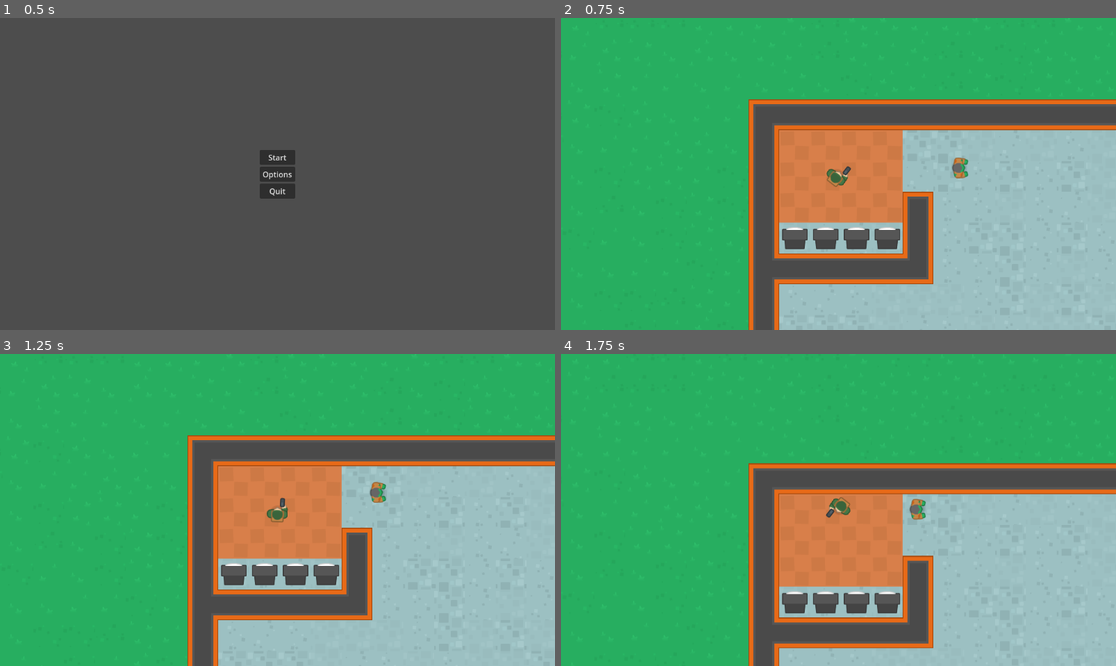
Above: before the commit, frames 1-4 (two rows, left to right).
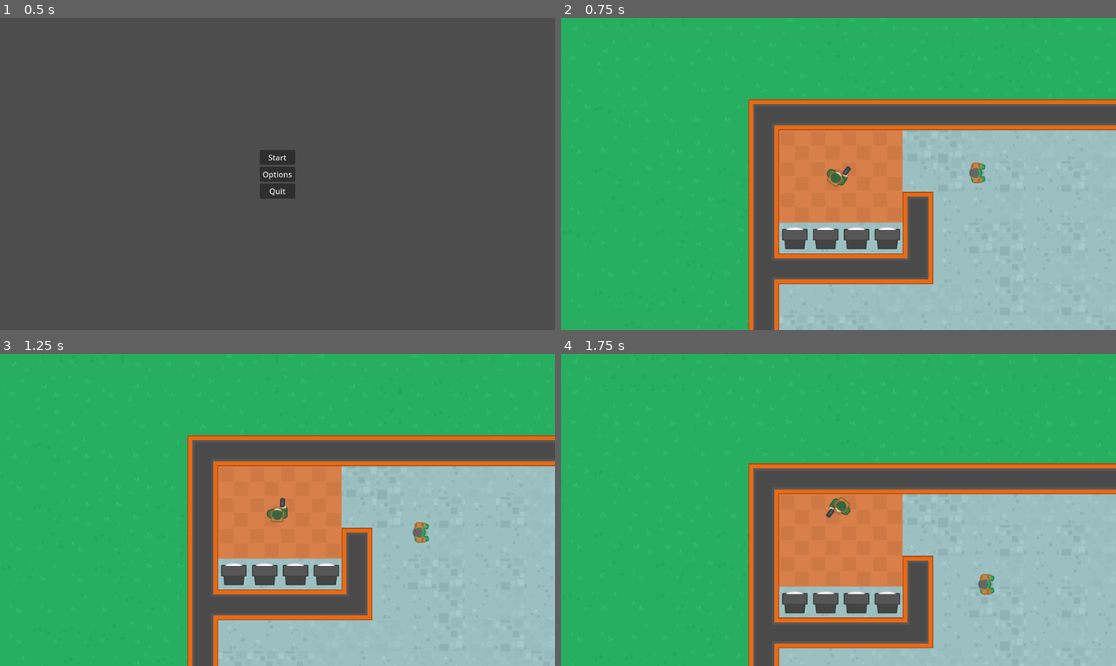
Above: after the commit, the same moments.

Repository: hamzissa/My-Project
Game: Godot game, scene res://Scenes/menu/menu.tscn
Same seed, same stepped clock (60 frames per second), same inputs: the game is played once before the commit and once after it.
Inputs (mouse positions are in pixels of both pictures, inside the frame that each line leads up to):
- Up to frame 1 (0.5 s): no input
- Up to frame 2 (0.75 s): click "Start" at 0.5 s
- Up to frame 3 (1.25 s): no input
- Up to frame 4 (1.75 s): move the mouse to (810, 572) at 1.27 s; hold W (up) from 1.28 s (still down)

Frame 1 is identical in both runs. In frame 2, 0.3% of the frame differs, in the area x 70-77%, y 44-54%; in frame 3, 0.3%; in frame 4, 0.3%, in the area x 62-79%, y 46-78%.

Commit message:
1 zombie moving

Diff:
--- /dev/null
+++ b/my project/Scenes/map/map.gd
@@ -0,0 +1,4 @@
+extends Node2D
+
+func _ready() -> void:
+	randomize();
--- a/my project/Scenes/map/map.tscn
+++ b/my project/Scenes/map/map.tscn
@@ -1,5 +1,6 @@
-[gd_scene load_steps=17 format=3 uid="uid://c4003ycps0esu"]
-
+[gd_scene load_steps=18 format=3 uid="uid://c4003ycps0esu"]
+
+[ext_resource type="Script" path="res://Scenes/map/map.gd" id="1_0qnla"]
 [ext_resource type="Texture2D" uid="uid://d2v3ficu5t70q" path="res://assets 2/spritesheets/grass.png" id="1_oqr8n"]
 [ext_resource type="Texture2D" uid="uid://y0ocm5sykwq3" path="res://assets 2/spritesheets/concrete.png" id="2_o0nh4"]
 [ext_resource type="Texture2D" uid="uid://byvdgypgtkox3" path="res://assets 2/spritesheets/floor.png" id="3_8g846"]
@@ -349,6 +350,7 @@
 outlines = Array[PackedVector2Array]([PackedVector2Array(138, 199, 1838, 197, 1826, 567, 2084, 533, 2077, 426, 1956, 41 …(832 unchanged characters)…
 
 [node name="Map" type="Node2D"]
+script = ExtResource("1_0qnla")
 
 [node name="TileMap" type="TileMap" parent="." groups=["tilemap"]]
 tile_set = SubResource("TileSet_pbt6e")
@@ -388,10 +390,10 @@
 position = Vector2(251, 283)
 
 [node name="zombie" parent="." instance=ExtResource("8_dyws6")]
-position = Vector2(518, 278)
+position = Vector2(536, 264)
 
 [node name="NavigationRegion2D" type="NavigationRegion2D" parent="." groups=["nav_reigon"]]
-position = Vector2(4, -4)
+position = Vector2(1, 2)
 navigation_polygon = SubResource("NavigationPolygon_wcvdx")
 
 [node name="Polygon2D" type="Polygon2D" parent="NavigationRegion2D" groups=["nav_reigon"]]
--- a/my project/Scenes/zombie/AI.gd
+++ b/my project/Scenes/zombie/AI.gd
@@ -12,7 +12,7 @@
 
 # PATROL STATE
 var origin: Vector2 = Vector2.ZERO
-var patrol_location: Vector2 = Vector2.ZERO
+var patrol_location: Vector2 = Vector2(600,600)
 var actor: CharacterBody2D = null
 var patrol_location_reached : bool = false
 var actor_velocity: Vector2 = Vector2.ZERO
@@ -32,7 +32,7 @@
 		patrol_location_reached = true
 
 	current_state = new_state
-	emit_signal("state_chaged", current_state)
+	emit_signal("state_changed", current_state)
 
 
 func _on_player_detection_zone_body_entered(body: Node) -> void:
@@ -42,24 +42,35 @@
 
 
 func _on_patrol_timer_timeout():
-	var patrol_range = 50
-	var random_x = randi_range(-patrol_range, patrol_range) # Replace with function body.
-	var random_y = randi_range(-patrol_range, patrol_range) # Replace with function body.
+	printerr("test")
+	var patrol_range_min = 600
+	var patrol_range_max = 2100
+	var random_x = randi_range(patrol_range_min, patrol_range_max) # Replace with function body.
+	var random_y = randi_range(patrol_range_min, patrol_range_max) # Replace with function body.
 	patrol_location = Vector2(random_x,random_y) + origin
 	patrol_location_reached = false
 	actor_velocity = actor.global_position.direction_to(patrol_location) * 100
 
-func _process(delta: float) -> void:
+func _physics_process(delta: float) -> void:
 	match current_state:
 		State.PATROL:
+			printerr("1")
 			if not (patrol_location_reached):
+				printerr(patrol_location)
 				actor.velocity = actor.global_position.direction_to(patrol_location) * 100
-				actor.move_and_slide()
-				patrol_timer.start()
+				var collision = actor.move_and_slide()
+				if collision:
+					# Collision occurred, get a new patrol location
+					_on_patrol_timer_timeout()
+				#patrol_timer.start()
 				if actor.global_position.distance_to(patrol_location) < 5:
+					printerr("3")
 					patrol_location_reached = true
 					actor_velocity = Vector2.ZERO
 					patrol_timer.start()
+			else:
+				_on_patrol_timer_timeout()
+				patrol_location_reached = false
 
 func initilize(actor):
 	self.actor = actor
--- a/my project/Scenes/zombie/zombie.tscn
+++ b/my project/Scenes/zombie/zombie.tscn
@@ -5,11 +5,11 @@
 [ext_resource type="Script" path="res://Scenes/zombie/AI.gd" id="3_4rv6w"]
 
 [sub_resource type="CapsuleShape2D" id="CapsuleShape2D_4d54y"]
-radius = 15.0
+radius = 17.0
 height = 46.0
 
 [sub_resource type="CircleShape2D" id="CircleShape2D_3s7jn"]
-radius = 117.107
+radius = 28.0713
 
 [node name="zombie" type="CharacterBody2D" groups=["enemy"]]
 script = ExtResource("1_fus6t")
